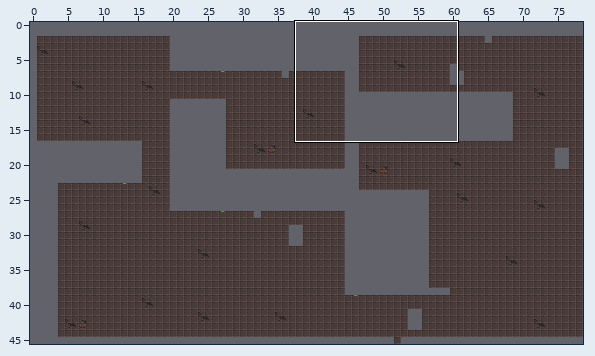
Two states of a Tiled map, resources/dungeon-01.tmx. The first picture is a wide view before the edit; the outline marks the close-up.
Close-up. Earlier state:
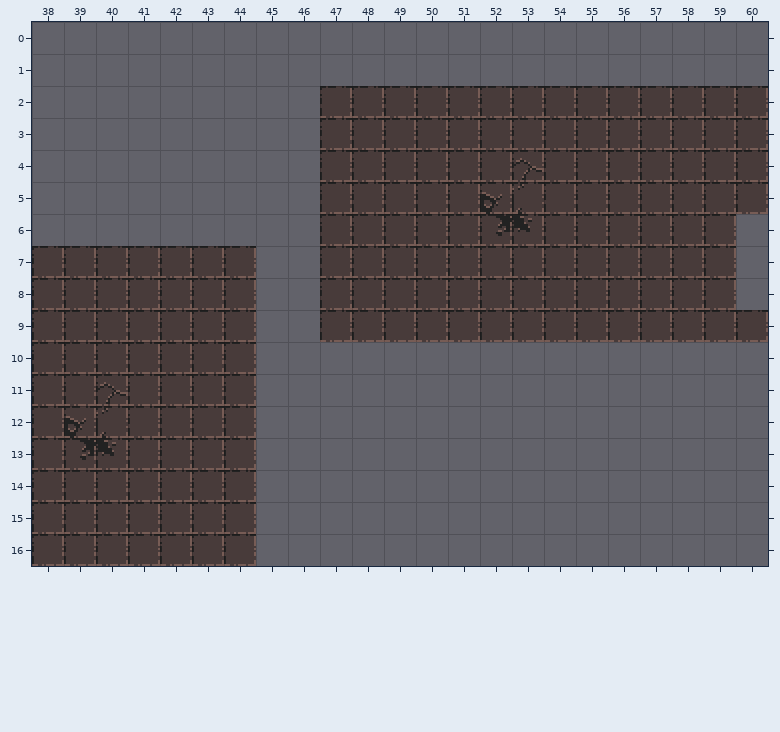
Cells are 16x16 px. Shown: x 38..60, y 0..16. The commit also changed other parts of the map, which this record leaves out.
Now the later version:
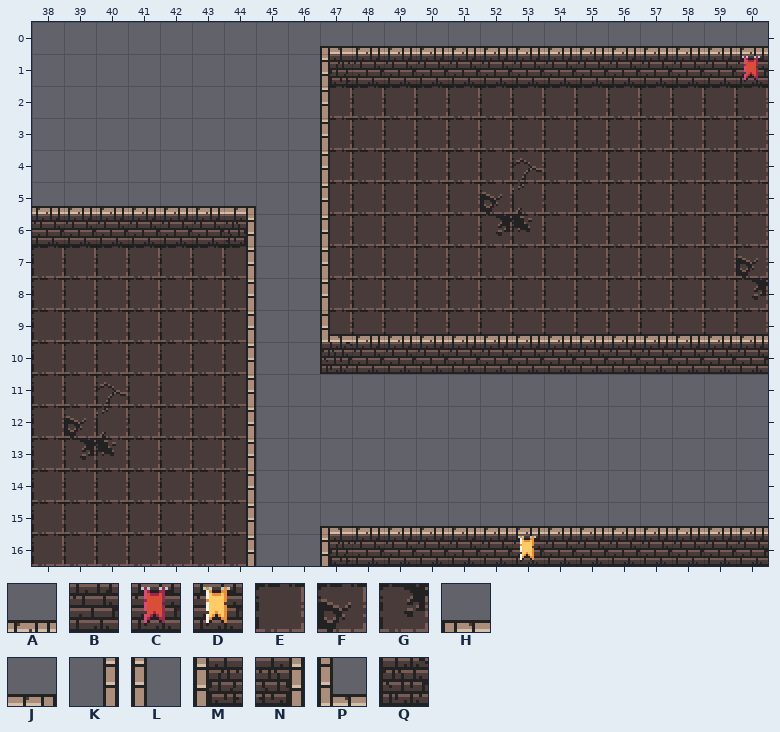
Key: from "dungeon": A 2, B 34, C 65, D 98, E 129, F 161, G 193, H 226, J 227, K 256, L 257, M 258, N 259, P 290, Q 322.
_ is an empty cell, . an unchanged one.
Tiles of an added or newly shown layer are drawn over the layers below it.
Edits made:
--- layer "Walls" (now shown)
@@ x 38..60 @@
- 0 .........______________
- 1 .........______________
- 2 ........._.............
- 3 ........._.............
- 4 ........._.............
- 5 _______.._.............
- 6 _______.._............_
- 7 ......_.._............_
- 8 ......_.._............_
- 9 ......_..______________
-10 ......_..______________
-11 ......_................
-12 ......_................
-13 ......_................
-14 ......_................
-15 ......_..______________
-16 ......_..______________
+ 0 .........HAAAAAAAAAAAAA
+ 1 .........MBBBBBBBBBBBBC
+ 2 .........L.............
+ 3 .........L.............
+ 4 .........L.............
+ 5 AAAAAAJ..L.............
+ 6 BBBBBBN..L............E
+ 7 ......K..L............F
+ 8 ......K..L............G
+ 9 ......K..PAAAAAAAAAAAAA
+10 ......K..QBBBBBBBBBBBBB
+11 ......K................
+12 ......K................
+13 ......K................
+14 ......K................
+15 ......K..HAAAAAAAAAAAAA
+16 ......K..MBBBBBDBBBBBBB
Where, in picture pixels (left, top, right, bottom), the same in both close-ups:
added: (320, 46, 768, 374)
added: (32, 206, 256, 566)
added: (320, 526, 768, 566)
